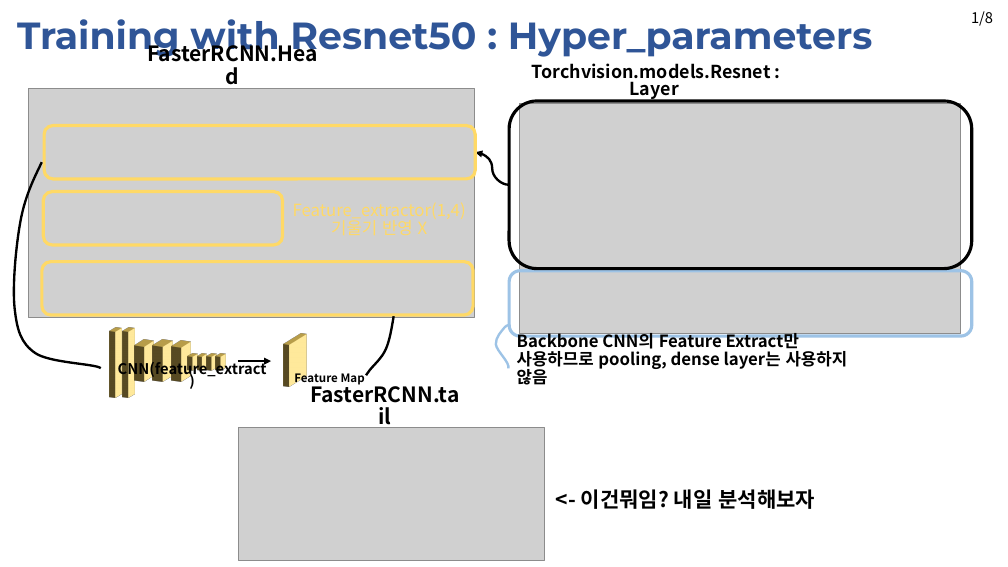
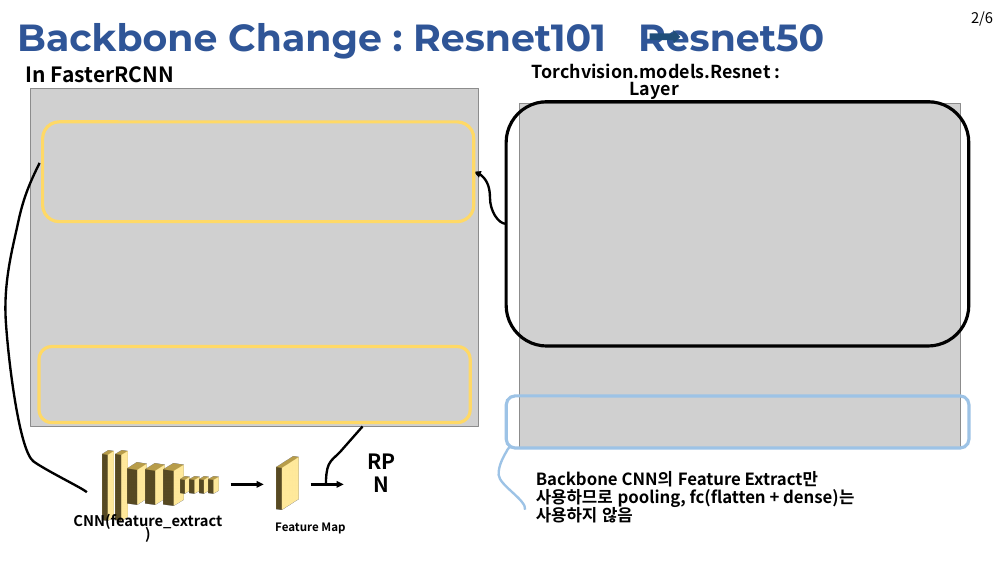
Before and after one commit to JaeHyung-Jung/Seminar_Deeplearning, a slide deck: slide 3 of 1st_week/Seminar_1st_week_1.2(backbone+).pptx. Drawn at 1008x567 pixels with LibreOffice and Linux fonts; fonts in the diff are those of the drawing; grey boxes stand for pictures. Boxes give left, top, right and bottom in pixels: in the first picture for what was removed or moved away, otherwise in the second. Text is boxed around its words. In the diff, an @@ line names an element or a change of style, - is before the commit and + after.

```diff
--- a/1st_week/Seminar_1st_week_1.2(backbone+).pptx
+++ b/1st_week/Seminar_1st_week_1.2(backbone+).pptx
@@ text at bbox=[17, 23, 824, 59]: text changed @@
-Training with Resnet50 : Hyper_parameters
+Backbone Change : Resnet101 Resnet50
@@ text at bbox=[971, 11, 993, 26]: text changed @@
-1/8
+2/6
@@ right arrow added at bbox=[650, 31, 680, 42], fill #1F4E79, outline #1F4E79 1 pt @@
@@ text at bbox=[26, 66, 174, 83]: text changed @@
-FasterRCNN.Head
+In FasterRCNN
@@ picture: place and size @@
-picture at bbox=[29, 88, 475, 318]
+picture at bbox=[30, 88, 479, 426]
@@ rounded rectangle: place and size @@
-rounded rectangle at bbox=[509, 101, 972, 269]
+rounded rectangle at bbox=[507, 102, 969, 346]
@@ picture: place and size @@
-picture at bbox=[520, 103, 961, 333]
+picture at bbox=[520, 103, 961, 448]
@@ rounded rectangle: place and size @@
-rounded rectangle at bbox=[44, 126, 475, 179]
+rounded rectangle at bbox=[42, 122, 473, 222]
@@ freeform shape: place and size @@
-freeform shape at bbox=[14, 163, 101, 368]
+freeform shape at bbox=[5, 163, 87, 493]
@@ curved arrow moved from (509, 185) - (476, 152) to (507, 224) - (474, 172) @@
@@ rounded rectangle removed at bbox=[43, 191, 282, 245] @@
@@ rounded rectangle: place and size @@
-rounded rectangle at bbox=[42, 262, 473, 315]
+rounded rectangle at bbox=[39, 346, 470, 423]
@@ text removed at bbox=[310, 381, 460, 403] @@
-FasterRCNN.tail
@@ rounded rectangle: place and size @@
-rounded rectangle at bbox=[510, 271, 972, 337]
+rounded rectangle at bbox=[507, 396, 969, 448]
@@ picture removed at bbox=[238, 427, 544, 560] @@
@@ freeform shape: place and size @@
-freeform shape at bbox=[366, 316, 393, 375]
+freeform shape at bbox=[326, 426, 363, 485]
@@ freeform shape: place and size @@
-freeform shape at bbox=[496, 325, 510, 368]
+freeform shape at bbox=[499, 447, 526, 510]
@@ 5 rectangles: place and size @@
-5 rectangles at bbox=[125, 328, 229, 397]
+5 rectangles at bbox=[117, 451, 222, 520]
@@ text added at bbox=[355, 470, 408, 501], 20 pt, text #000000, bold @@
+RPN
@@ text at bbox=[536, 471, 854, 523]: text changed @@
-Backbone CNN의 Feature Extract만 사용하므로 pooling, dense layer는 사용하지 않음
+Backbone CNN의 Feature Extract만 사용하므로 pooling, fc(flatten + dense)는 사용하지 않음
@@ 5 rectangles, 1 arrow: place and size @@
-5 rectangles, 1 arrow at bbox=[111, 328, 317, 397]
+5 rectangles, 1 arrow at bbox=[104, 451, 309, 520]
@@ arrow added from (311, 485) to (344, 485), #000000 2.25 pt @@
@@ text removed at bbox=[581, 489, 815, 509] @@
-<- 이건뭐임? 내일 분석해보자
@@ text "CNN(feature_extract)": place and size @@
-text "CNN(feature_extract)" at bbox=[118, 359, 267, 378]
+text "CNN(feature_extract)" at bbox=[73, 512, 222, 531]
@@ text "Feature Map": place and size @@
-text "Feature Map" at bbox=[294, 370, 365, 385]
+text "Feature Map" at bbox=[275, 522, 345, 534]
```
Also in this commit, not shown: 5 other slides changed, 1 slide added, 2 slides removed.
